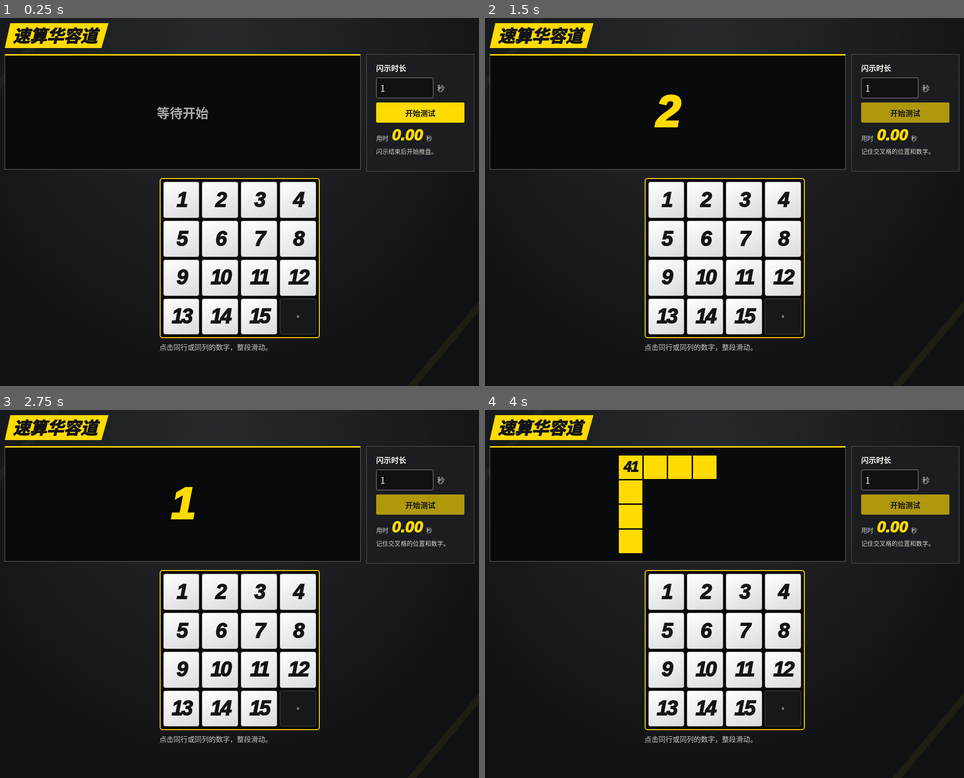
Above: before the commit, frames 1-4 (two rows, left to right).
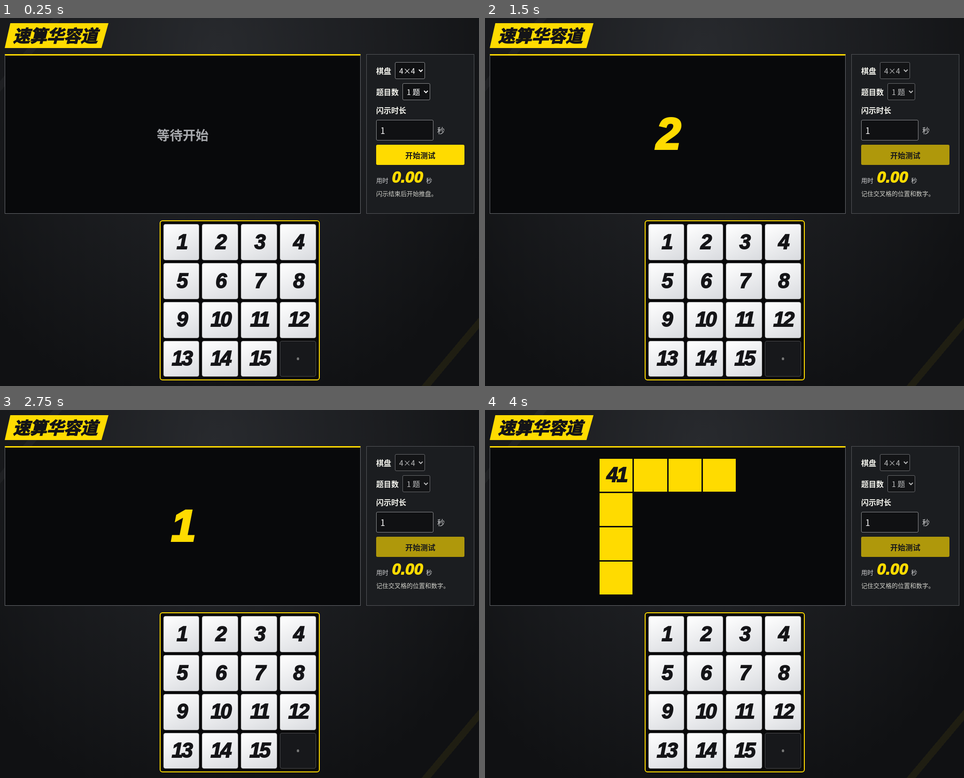
Above: after the commit, the same moments.

Repository: gaojiangjun0805-a11y/block-sum-puzzle
Game: browser game, page index.html
The game is run twice, just before and just after one commit, with the same random seed, the same clock (stepped at 60 frames per second) and the same inputs.
Inputs:
- Up to frame 1 (0.25 s): no input
- Up to frame 2 (1.5 s): click "开始测试" at 0.27 s; hold Right from 1.03 s (still down); tap Space at 1.1 s
- Up to frame 3 (2.75 s): release Right at 1.53 s; hold Down 1.58-1.85 s; tap Space at 1.6, 2.1, 2.6 s; hold Left 1.9-2.47 s; hold Up from 2.52 s (still down)
- Up to frame 4 (4 s): release Up at 2.82 s; hold Right 2.87-3.53 s; tap Space at 3.1, 3.6 s; hold Up 3.58-3.82 s; hold Left from 3.87 s (still down)

The runs differ from the first frame. In frame 1, 12% of the frame differs, in the area x 0-100%, y 11-99%; in frame 2, 12%; in frame 3, 12%; in frame 4, 15%.

Commit message:
Add 5 by 5 and multi-question flash practice

Diff:
--- a/arena.css
+++ b/arena.css
@@ -19,7 +19,7 @@
     radial-gradient(ellipse at 46% 10%, #282a2e, #101113 74%);
 }
 h1, p { margin: 0; }
-button, input { font: inherit; }
+button, input, select { font: inherit; }
 :focus-visible { outline: 3px solid var(--yellow); outline-offset: 3px; }
 .lab { width: min(94vw, 1000px); margin-inline: auto; padding: 18px 0 24px; }
 h1 {
@@ -41,7 +41,8 @@
   gap: 12px;
 }
 .screen {
-  height: clamp(150px, 31svh, 342px);
+  position: relative;
+  min-height: clamp(150px, 31svh, 342px);
   display: grid;
   place-items: center;
   overflow: hidden;
@@ -52,16 +53,18 @@
 }
 .screen-label { color: #a6a8ac; font-size: clamp(15px, 2.3vw, 31px); font-weight: 850; }
 .screen-label.countdown { color: var(--yellow); font: italic 950 clamp(36px, 12vmin, 105px)/1 var(--digits); }
+.flash-order { position: absolute; top: 8px; left: 10px; color: var(--yellow); font-size: clamp(11px, 1.6vw, 18px); font-weight: 850; }
 .cross {
   width: min(86cqh, 80cqw);
   aspect-ratio: 1;
   display: grid;
-  grid-template: repeat(4, minmax(0, 1fr)) / repeat(4, minmax(0, 1fr));
+  grid-template: repeat(var(--size), minmax(0, 1fr)) / repeat(var(--size), minmax(0, 1fr));
   gap: 3px;
 }
 .cross-cell { display: grid; place-items: center; }
 .cross-cell.active { background: var(--yellow); color: var(--ink); }
 .cross-cell b { font: italic 950 clamp(16px, min(13cqh, 13cqw), 47px)/1 var(--digits); letter-spacing: -.065em; }
+.cross[data-size="5"] .cross-cell b { font-size: clamp(11px, min(7.5cqh, 7cqw), 28px); }
 .settings {
   display: grid;
   align-content: center;
@@ -71,6 +74,8 @@
   background: #1b1d20;
 }
 .settings label { font-weight: 850; }
+.board-settings { display: flex; align-items: center; gap: 8px; }
+.board-settings select { padding: 4px; color: #fff; background: #101113; border: 1px solid #8d8e91; border-radius: 3px; }
 .duration { display: flex; align-items: center; gap: 8px; color: #d0d1d2; }
 .duration input {
   width: min(100%, 122px);
@@ -95,7 +100,7 @@
 }
 .board {
   display: grid;
-  grid-template: repeat(4, minmax(0, 1fr)) / repeat(4, minmax(0, 1fr));
+  grid-template: repeat(var(--size), minmax(0, 1fr)) / repeat(var(--size), minmax(0, 1fr));
   gap: 6px;
   padding: 6px;
   aspect-ratio: 1;
@@ -118,6 +123,7 @@
   letter-spacing: -.07em;
   touch-action: manipulation;
 }
+.board[data-size="5"] .tile { font-size: clamp(19px, 10cqi, 49px); }
 .tile.empty { background: #17181b; border-color: #4d4e50; }
 .tile.empty::after { content: ""; width: 7%; aspect-ratio: 1; border-radius: 50%; background: #777; }
 .tile.movable { cursor: pointer; }
@@ -125,10 +131,30 @@
 .tile span { pointer-events: none; }
 .tile span.sliding { animation: slide-in .13s ease-out both; }
 @keyframes slide-in { from { opacity: .5; transform: translate(var(--dx), var(--dy)); } }
-.board-note { margin-top: 8px; color: #c9c9c2; font-size: clamp(11px, 1.85vw, 15px); }
+.question-tabs, .board-actions { display: flex; align-items: center; gap: 6px; flex-wrap: wrap; }
+.question-tabs { margin-bottom: 6px; }
+.question-tabs button {
+  flex: 1;
+  min-height: 35px;
+  padding: 4px;
+  border: 1px solid var(--line);
+  border-radius: 3px;
+  background: #1b1d20;
+  color: #f5f5ee;
+  font-weight: 850;
+  cursor: pointer;
+}
+.question-tabs button[aria-pressed="true"] { color: var(--ink); background: var(--yellow); }
+.question-tabs button:disabled { opacity: .7; cursor: default; }
+.board-actions { justify-content: space-between; margin-top: 8px; }
+.board-note, .verification-result { color: #c9c9c2; font-size: clamp(11px, 1.85vw, 15px); }
+.verification-result { margin-top: 7px; color: var(--yellow); }
 @media (max-width: 540px) {
   .test-area { grid-template-columns: minmax(0, 1fr) 115px; gap: 6px; }
   .settings { padding: 8px; gap: 6px; font-size: 13px; }
+  .board-settings { gap: 4px; }
+  .board-settings label { white-space: nowrap; }
+  .board-settings select { padding-inline: 2px; font-size: 12px; }
   .duration { gap: 4px; }
   .duration input { width: 67px; font-size: 15px; }
   .time-readout { font-size: 11px; gap: 4px; }
--- a/game.js
+++ b/game.js
@@ -1,39 +1,70 @@
 'use strict';
 
-const size = 4;
 const boardElement = document.querySelector('#board');
 const form = document.querySelector('#settings');
 const duration = document.querySelector('#duration');
+const boardSize = document.querySelector('#board-size');
+const questionCount = document.querySelector('#question-count');
+const tabs = document.querySelector('#question-tabs');
+const flashOrder = document.querySelector('#flash-order');
+const verify = document.querySelector('#verify');
+const verificationResult = document.querySelector('#verification-result');
+const questionNames = ['题目一', '题目二', '题目三'];
+const countdownLength = 3000;
+const flashGap = 80;
 const start = document.querySelector('#start');
 const screenLabel = document.querySelector('#screen-label');
 const screenCross = document.querySelector('#screen-cross');
 const elapsed = document.querySelector('#elapsed');
 const status = document.querySelector('#status');
 
-let board;
-let goal;
+let size;
+let questions = [];
+let activeIndex = 0;
 let phase = 'ready';
 let playStartedAt;
 let timerFrame = null;
-
-const targetCells = Array.from({ length: size ** 2 }, () => {
-  const cell = document.createElement('div');
-  cell.className = 'cross-cell';
-  return cell;
-});
+let tiles;
+let targetCells;
+
 const targetValue = document.createElement('b');
-screenCross.append(...targetCells);
-
-const tiles = Array.from({ length: size ** 2 }, (_, position) => {
-  const tile = document.createElement('button');
-  tile.type = 'button';
-  tile.className = 'tile';
-  tile.addEventListener('click', () => slide(position));
-  return tile;
-});
-boardElement.append(...tiles);
+
+function setupBoard() {
+  size = Number(boardSize.value);
+  for (const grid of [boardElement, screenCross]) {
+    grid.style.setProperty('--size', size);
+    grid.dataset.size = size;
+  }
+  targetCells = Array.from({ length: size ** 2 }, () => {
+    const cell = document.createElement('div');
+    cell.className = 'cross-cell';
+    return cell;
+  });
+  screenCross.replaceChildren(...targetCells);
+  tiles = Array.from({ length: size ** 2 }, (_, position) => {
+    const tile = document.createElement('button');
+    tile.type = 'button';
+    tile.className = 'tile';
+    tile.addEventListener('click', () => slide(position));
+    return tile;
+  });
+  boardElement.replaceChildren(...tiles);
+
+  stopTimer();
+  showElapsed(0);
+  phase = 'ready';
+  screenLabel.hidden = false;
+  screenLabel.textContent = '等待开始';
+  start.textContent = '开始测试';
+  status.textContent = '闪示结束后开始推盘。';
+  newQuestions();
+  paintBoard();
+}
 
 function paintBoard(stride = 0) {
+  const { board } = questions[activeIndex];
+  const name = questions.length > 1 ? questionNames[activeIndex] + ' ' : '';
+  boardElement.setAttribute('aria-label', name + size + '×' + size + ' 推盘');
   const blank = board.indexOf(0);
   for (const [index, tile] of tiles.entries()) {
     const value = board[index];
@@ -61,14 +92,43 @@
   }
 }
 
-function newQuestion() {
+function newQuestions() {
   const seed = crypto.getRandomValues(new Uint32Array(1))[0];
   const random = puzzle.randomFrom(seed);
-  const center = Math.floor(random() * size ** 2);
-  board = puzzle.newBoard(size);
-  const frame = puzzle.frameAt(center, size);
-  const question = puzzle.generateGoal(board, 6, random, goal ? [goal] : [], size, [frame]);
-  goal = { ...question, center };
+  const used = questions.map(question => question.goal);
+  questions = Array.from({ length: Number(questionCount.value) }, () => {
+    const center = Math.floor(random() * size ** 2);
+    const board = puzzle.newBoard(size);
+    const frame = puzzle.frameAt(center, size);
+    const goal = puzzle.generateGoal(board, 6, random, used, size, [frame]);
+    used.push(goal);
+    return { board, center, goal };
+  });
+  activeIndex = 0;
+  verificationResult.hidden = true;
+  tabs.hidden = questions.length === 1;
+  tabs.replaceChildren(...questions.map((_, index) => {
+    const button = document.createElement('button');
+    button.type = 'button';
+    button.textContent = questionNames[index];
+    button.addEventListener('click', () => {
+      activeIndex = index;
+      syncAnswerControls();
+      paintBoard();
+    });
+    return button;
+  }));
+  syncAnswerControls();
+}
+
+function syncAnswerControls() {
+  const canAnswer = phase === 'playing';
+  for (const [index, button] of [...tabs.children].entries()) {
+    button.setAttribute('aria-pressed', String(index === activeIndex));
+    button.disabled = !canAnswer && phase !== 'finished';
+  }
+  verify.hidden = questions.length === 1;
+  verify.disabled = !canAnswer;
 }
 
 function showElapsed(milliseconds) {
@@ -90,6 +150,8 @@
 
 function slide(position) {
   if (phase !== 'playing') return;
+  const question = questions[activeIndex];
+  const { board } = question;
   const blank = board.indexOf(0);
   const stride = puzzle.slideStride(blank, position, size);
   if (!stride) return;
@@ -97,15 +159,60 @@
     board[index] = board[index + stride];
   }
   board[position] = 0;
-  if (puzzle.solved(board, goal)) {
-    phase = 'finished';
-    stopTimer();
-    showElapsed(performance.now() - playStartedAt);
-    status.textContent = '答对了';
-    screenLabel.hidden = false;
-    screenLabel.textContent = '答对了';
-  }
+  verificationResult.hidden = true;
+  if (questions.length === 1 && puzzle.solved(board, question.goal)) finish();
   paintBoard(stride);
+}
+
+function finish() {
+  phase = 'finished';
+  stopTimer();
+  showElapsed(performance.now() - playStartedAt);
+  const message = questions.length === 1 ? '答对了' : '全部答对了';
+  status.textContent = message;
+  screenLabel.hidden = false;
+  screenLabel.textContent = message;
+  verificationResult.hidden = true;
+  syncAnswerControls();
+}
+
+verify.addEventListener('click', () => {
+  if (phase !== 'playing') return;
+  const incomplete = questions.flatMap((question, index) =>
+    puzzle.solved(question.board, question.goal) ? [] : [questionNames[index]]
+  );
+  if (!incomplete.length) {
+    finish();
+    paintBoard();
+    return;
+  }
+  verificationResult.textContent = incomplete.join('、') + '未通过。';
+  verificationResult.hidden = false;
+});
+
+function showQuestion(index) {
+  const { center, goal } = questions[index];
+  targetCells.forEach((cell, position) => cell.classList.toggle('active', goal.indices.includes(position)));
+  targetCells[center].append(targetValue);
+  targetValue.textContent = goal.value;
+  flashOrder.textContent = questionNames[index];
+  flashOrder.hidden = questions.length === 1;
+  screenCross.hidden = false;
+}
+
+function beginAnswering() {
+  targetValue.textContent = '';
+  phase = 'playing';
+  playStartedAt = performance.now();
+  timerFrame = requestAnimationFrame(updateTimer);
+  duration.disabled = false;
+  boardSize.disabled = false;
+  questionCount.disabled = false;
+  start.disabled = false;
+  start.textContent = questions.length === 1 ? '下一题' : '下一组';
+  status.textContent = '开始推盘';
+  syncAnswerControls();
+  paintBoard();
 }
 
 form.addEventListener('submit', event => {
@@ -116,61 +223,63 @@
     status.textContent = '请输入 0.01 秒以上，最多两位小数。';
     return;
   }
-  if (phase !== 'ready') newQuestion();
+  const restart = phase !== 'ready';
+  phase = 'preview';
+  if (restart) newQuestions();
+  else syncAnswerControls();
   stopTimer();
   showElapsed(0);
-  phase = 'preview';
   duration.disabled = true;
+  boardSize.disabled = true;
+  questionCount.disabled = true;
   start.disabled = true;
   status.textContent = '记住交叉格的位置和数字。';
   screenLabel.hidden = false;
   screenLabel.classList.add('countdown');
-  targetCells.forEach((cell, index) => cell.classList.toggle('active', goal.indices.includes(index)));
-  targetCells[goal.center].append(targetValue);
-  targetValue.textContent = goal.value;
   paintBoard();
 
-  const flash = puzzle.flashSchedule(performance.now(), milliseconds);
-  let shown = false;
+  let showAt = performance.now() + countdownLength;
+  let hideAt = null;
+  let index = 0;
 
   function paint(now) {
-    const counting = now < flash.at;
-    // Let one frame through when the 10 ms interval lands between refreshes.
-    const show = !counting && (!shown || now < flash.until);
-    screenLabel.hidden = !counting;
-    if (counting) screenLabel.textContent = String(Math.ceil((flash.at - now) / 1000));
-    screenCross.hidden = !show;
-    if (show) shown = true;
-
-    if (counting || show) {
-      requestAnimationFrame(paint);
-      return;
+    if (now < showAt) {
+      if (index === 0) screenLabel.textContent = String(Math.ceil((showAt - now) / 1000));
+    } else if (hideAt === null) {
+      screenLabel.hidden = true;
+      screenLabel.classList.remove('countdown');
+      showQuestion(index);
+      hideAt = now + milliseconds;
+    } else if (now >= hideAt) {
+      screenCross.hidden = true;
+      flashOrder.hidden = true;
+      index += 1;
+      if (index === questions.length) {
+        beginAnswering();
+        return;
+      }
+      showAt = now + flashGap;
+      hideAt = null;
     }
-    screenLabel.classList.remove('countdown');
-    targetValue.textContent = '';
-    phase = 'playing';
-    playStartedAt = performance.now();
-    timerFrame = requestAnimationFrame(updateTimer);
-    duration.disabled = false;
-    start.disabled = false;
-    start.textContent = '下一题';
-    status.textContent = '开始推盘';
-    paintBoard();
+
+    requestAnimationFrame(paint);
   }
   requestAnimationFrame(paint);
 });
 
 const directions = { ArrowLeft: [0, 1], ArrowRight: [0, -1], ArrowUp: [1, 0], ArrowDown: [-1, 0] };
 document.addEventListener('keydown', event => {
-  if (phase !== 'playing' || event.target instanceof HTMLInputElement || event.ctrlKey || event.altKey || event.metaKey) return;
+  if (phase !== 'playing' || event.target instanceof HTMLInputElement || event.target instanceof HTMLSelectElement ||
+      event.ctrlKey || event.altKey || event.metaKey) return;
   const direction = directions[event.key];
   if (!direction) return;
-  const blank = board.indexOf(0);
+  const blank = questions[activeIndex].board.indexOf(0);
   const row = Math.floor(blank / size) + direction[0];
   const column = blank % size + direction[1];
   event.preventDefault();
   if (row >= 0 && row < size && column >= 0 && column < size) slide(row * size + column);
 });
 
-newQuestion();
-paintBoard();
+boardSize.addEventListener('change', setupBoard);
+questionCount.addEventListener('change', setupBoard);
+setupBoard();
--- a/index.html
+++ b/index.html
@@ -15,9 +15,25 @@
   <section class="test-area" aria-label="题目闪示">
     <div class="screen" id="screen" aria-label="题目显示窗口">
       <p class="screen-label" id="screen-label">等待开始</p>
+      <p class="flash-order" id="flash-order" hidden></p>
       <div id="screen-cross" class="cross" hidden></div>
     </div>
     <form class="settings" id="settings">
+      <div class="board-settings">
+        <label for="board-size">棋盘</label>
+        <select id="board-size">
+          <option value="4">4×4</option>
+          <option value="5">5×5</option>
+        </select>
+      </div>
+      <div class="board-settings">
+        <label for="question-count">题目数</label>
+        <select id="question-count">
+          <option value="1">1 题</option>
+          <option value="2">2 题</option>
+          <option value="3">3 题</option>
+        </select>
+      </div>
       <label for="duration">闪示时长</label>
       <div class="duration">
         <input id="duration" type="number" min="0.01" step="0.01" value="1" inputmode="decimal" required>
@@ -33,8 +49,13 @@
     </form>
   </section>
   <section class="play" aria-label="数字华容道">
+    <nav class="question-tabs" id="question-tabs" aria-label="选择答题棋盘" hidden></nav>
     <div id="board" class="board" role="group" aria-label="4×4 推盘"></div>
-    <p class="board-note">点击同行或同列的数字，整段滑动。</p>
+    <div class="board-actions">
+      <p class="board-note">点击同行或同列的数字，整段滑动。</p>
+      <button class="start" id="verify" type="button" hidden>提交验证</button>
+    </div>
+    <p class="verification-result" id="verification-result" role="status" hidden></p>
   </section>
 </main>
 </body>
--- a/puzzle.js
+++ b/puzzle.js
@@ -1,17 +1,10 @@
 'use strict';
 
 const puzzle = (() => {
-  const flashLead = 3000;
-
   function flashMilliseconds(seconds) {
     const centiseconds = Math.round(seconds * 100);
     if (seconds < .01 || !Number.isSafeInteger(centiseconds) || Math.abs(seconds * 100 - centiseconds) > 1e-6) return null;
     return centiseconds * 10;
-  }
-
-  function flashSchedule(now, duration) {
-    const at = now + flashLead;
-    return { at, until: at + duration };
   }
 
   function randomFrom(seed) {
@@ -118,8 +111,7 @@
     throw new Error('无法生成可达成的目标框');
   }
 
-  return { randomFrom, slideStride, newBoard, frameAt, solved, generateGoal,
-    flashMilliseconds, flashSchedule };
+  return { randomFrom, slideStride, newBoard, frameAt, solved, generateGoal, flashMilliseconds };
 })();
 
 if (typeof module !== 'undefined') module.exports = puzzle;
